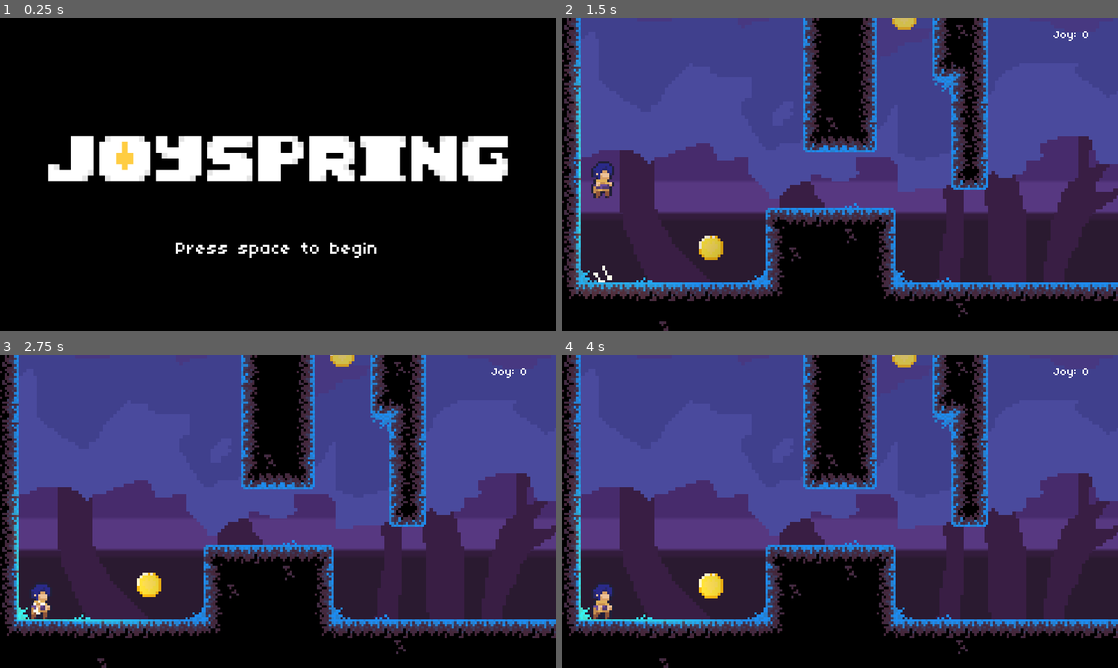
Above: before the commit, frames 1-4 (two rows, left to right).
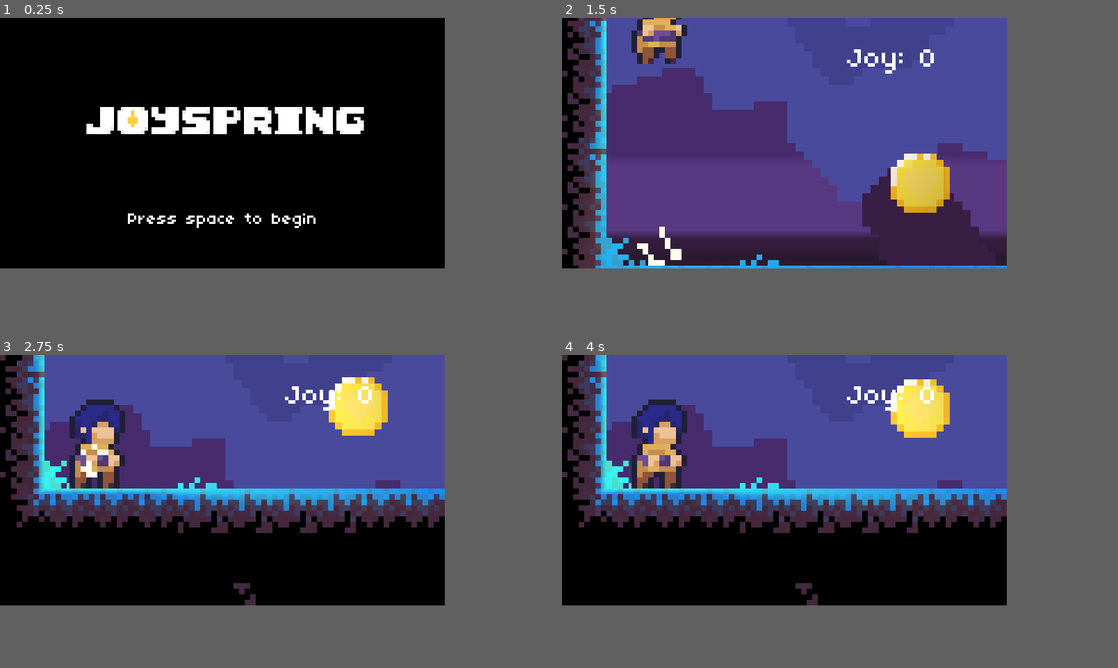
Above: after the commit, the same moments.

Repository: studio-heart-engine/joyspring
Game: Godot game, scene res://Menu.tscn
Same seed, same stepped clock (60 frames per second), same inputs: the game is played once before the commit and once after it.
Inputs:
- Up to frame 1 (0.25 s): no input
- Up to frame 2 (1.5 s): click "Press space to begin" at 0.5 s; hold Up (up) from 1.28 s (still down); hold Space (dash) from 1.28 s (still down)
- Up to frame 3 (2.75 s): keep holding Up (up); release Space (dash) at 2.03 s; tap Shift (wall) at 2.1 s
- Up to frame 4 (4 s): keep holding Up (up); hold Space (dash) 2.78-3.53 s; tap Shift (wall) at 3.6 s
In our replay, the window is 800x450 before the commit and 640x360 after it. These sizes can differ from the game's own. Grey fills any space a smaller window leaves; there, only what the larger window draws over its background counts as a difference.

The runs differ from the first frame. In frame 1, 13% of the frame differs, in the area x 8-92%, y 28-77%; in frame 2, 62%; in frame 3, 69%; in frame 4, 69%, in the area x 0-100%, y 0-100%.

Commit message:
Hi

Diff:
--- a/Menu.tscn
+++ b/Menu.tscn
@@ -19,10 +19,10 @@
 anchor_top = 0.5
 anchor_right = 0.5
 anchor_bottom = 0.5
-margin_left = -475.0
-margin_top = -232.0
-margin_right = 475.0
-margin_bottom = 148.0
+margin_left = -117.864
+margin_top = -67.6829
+margin_right = 122.136
+margin_bottom = 28.3171
 texture = ExtResource( 2 )
 expand = true
 stretch_mode = 6
@@ -31,15 +31,16 @@
 anchor_top = 1.0
 anchor_right = 1.0
 anchor_bottom = 1.0
-margin_top = -280.0
+margin_left = 1.0
+margin_top = -70.0
+margin_right = 1.0
 custom_constants/separation = 0
 alignment = 1
 
 [node name="BeginButton" type="Button" parent="VBoxContainer"]
-margin_left = 301.0
-margin_top = 105.0
-margin_right = 658.0
-margin_bottom = 175.0
+margin_left = 82.0
+margin_right = 237.0
+margin_bottom = 70.0
 rect_min_size = Vector2( 0, 70 )
 rect_pivot_offset = Vector2( -1032, 475 )
 size_flags_horizontal = 4
--- a/PlatformerTemplate.tscn
+++ b/PlatformerTemplate.tscn
@@ -603,8 +603,10 @@
 [node name="MarginContainer" type="MarginContainer" parent="HUD"]
 anchor_left = 1.0
 anchor_right = 1.0
-margin_left = -1024.0
-margin_bottom = 600.0
+margin_left = -1024.18
+margin_top = 0.184021
+margin_right = -0.184082
+margin_bottom = 600.184
 custom_constants/margin_right = 50
 custom_constants/margin_top = 20
 custom_constants/margin_left = 50
--- a/project.godot
+++ b/project.godot
@@ -27,8 +27,8 @@
 
 [display]
 
-window/size/width=960
-window/size/height=540
+window/size/width=320
+window/size/height=180
 window/stretch/mode="2d"
 window/stretch/aspect="keep"
 
--- a/silkscreen.tres
+++ b/silkscreen.tres
@@ -3,6 +3,6 @@
 [ext_resource path="res://graphics/04B_03__.TTF" type="DynamicFontData" id=1]
 
 [resource]
-size = 30
+size = 12
 outline_color = Color( 0.905882, 0.905882, 0.905882, 1 )
 font_data = ExtResource( 1 )
